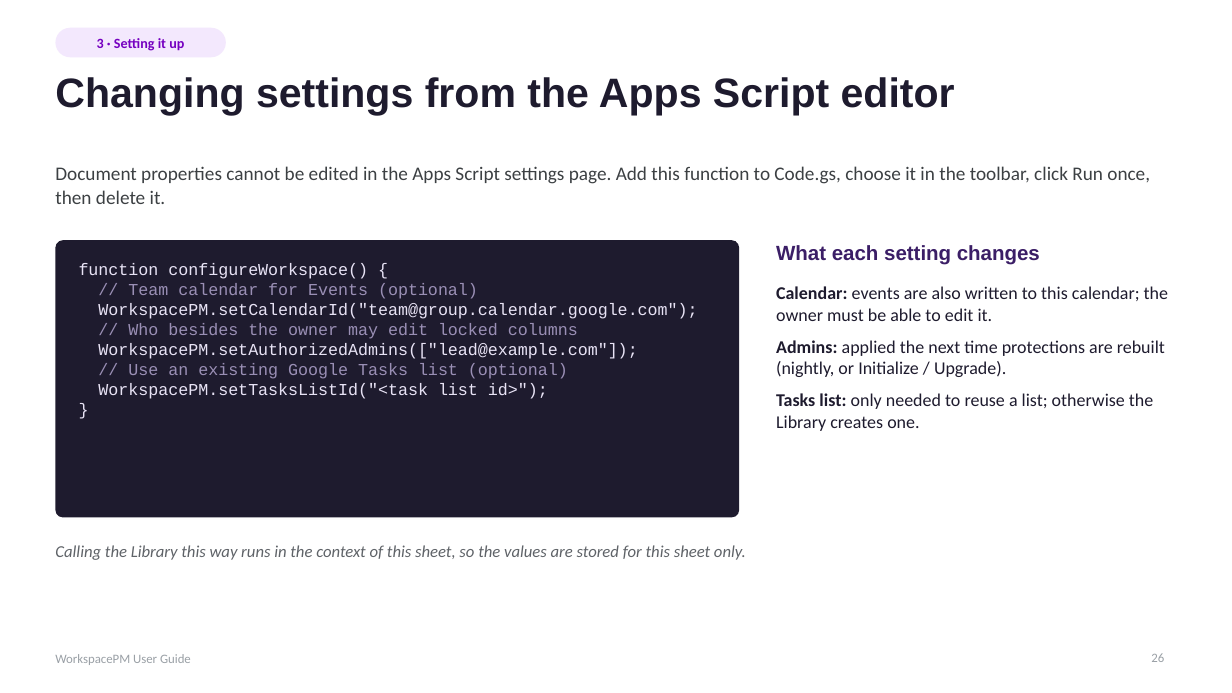
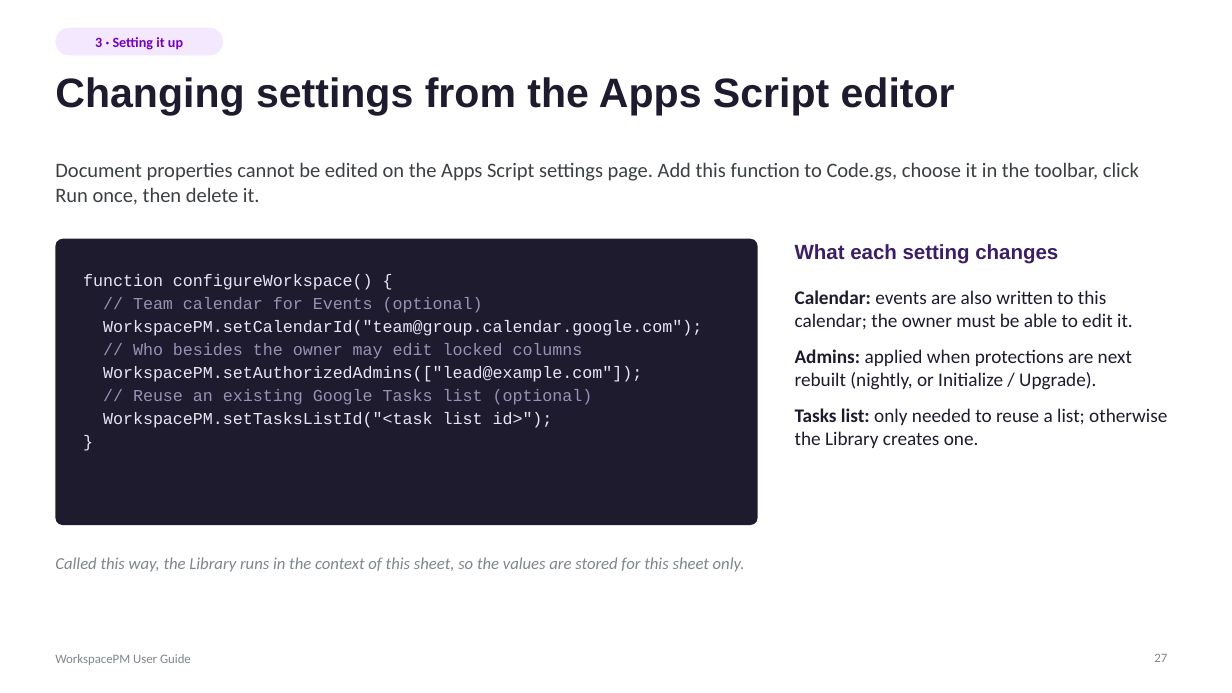
Before and after one commit to hugoglvs/WorkspaceTM, a slide deck: slide 27 of docs/WorkspacePM User Guide.pptx (slide 26 before the commit). Drawn at 1232x693 pixels with LibreOffice and Linux fonts; fonts in the diff are those of the drawing. Boxes give left, top, right and bottom in pixels: in the first picture for what was removed or moved away, otherwise in the second. Text is boxed around its words. In the diff, an @@ line names an element or a change of style, - is before the commit and + after.

```diff
--- a/docs/WorkspacePM User Guide.pptx
+++ b/docs/WorkspacePM User Guide.pptx
@@ rounded rectangle "3 · Setting it up" at box(55, 28, 223, 55): proportions changed @@
@@ text at box(55, 162, 1139, 205): text changed; size 15 to 16 pt @@
-Document properties cannot be edited in the Apps Script settings page. Add this function to Code.gs, choose it in the toolbar, click Run once, then delete it.
+Document properties cannot be edited on the Apps Script settings page. Add this function to Code.gs, choose it in the toolbar, click Run once, then delete it.
@@ rounded rectangle at box(55, 238, 758, 525): proportions changed @@
@@ rounded rectangle: place and size @@
-rounded rectangle at box(55, 240, 739, 518)
+rounded rectangle at box(55, 238, 758, 525)
@@ text "What each setting changes": place and size @@
-text "What each setting changes" at box(776, 245, 1040, 265)
+text "What each setting changes" at box(795, 244, 1058, 264)
@@ text "function configureWorkspace() {": place and size @@
-text "function configureWorkspace() {" at box(79, 263, 697, 399)
+text "function configureWorkspace() {" at box(83, 274, 702, 428)
@@ text at box(83, 274, 702, 428): line spacing 1 to 1.15 @@
@@ text at box(795, 290, 1167, 448): size 14 to 15 pt in "Calendar: events are also written to this ...", "Tasks list: only needed to reuse a ..."; more space between paragraphs; less space between paragraphs @@
@@ text "Calendar: events are also written ...": place and size @@
-text "Calendar: events are also written ..." at box(776, 286, 1168, 431)
+text "Calendar: events are also written ..." at box(795, 290, 1167, 448)
@@ text at box(795, 349, 1132, 390): text changed; size 14 to 15 pt @@
-• Admins: applied the next time protections are rebuilt (nightly, or Initialize / Upgrade).
+• Admins: applied when protections are next rebuilt (nightly, or Initialize / Upgrade).
@@ text at box(133, 389, 593, 405): text changed @@
-// Use an existing Google Tasks list (optional)
+// Reuse an existing Google Tasks list (optional)
@@ text at box(55, 557, 745, 572): text changed; text colour #5F6368 to #80868B @@
-Calling the Library this way runs in the context of this sheet, so the values are stored for this sheet only.
+Called this way, the Library runs in the context of this sheet, so the values are stored for this sheet only.
@@ text "WorkspacePM User Guide" at box(55, 654, 191, 665): text colour #9AA0A6 to #80868B @@
@@ page number at box(1154, 654, 1167, 662): text changed; text colour #9AA0A6 to #80868B @@
-26
+27
```
Also in this commit, not shown: 50 other slides changed, 1 slide added, 27 other files.
